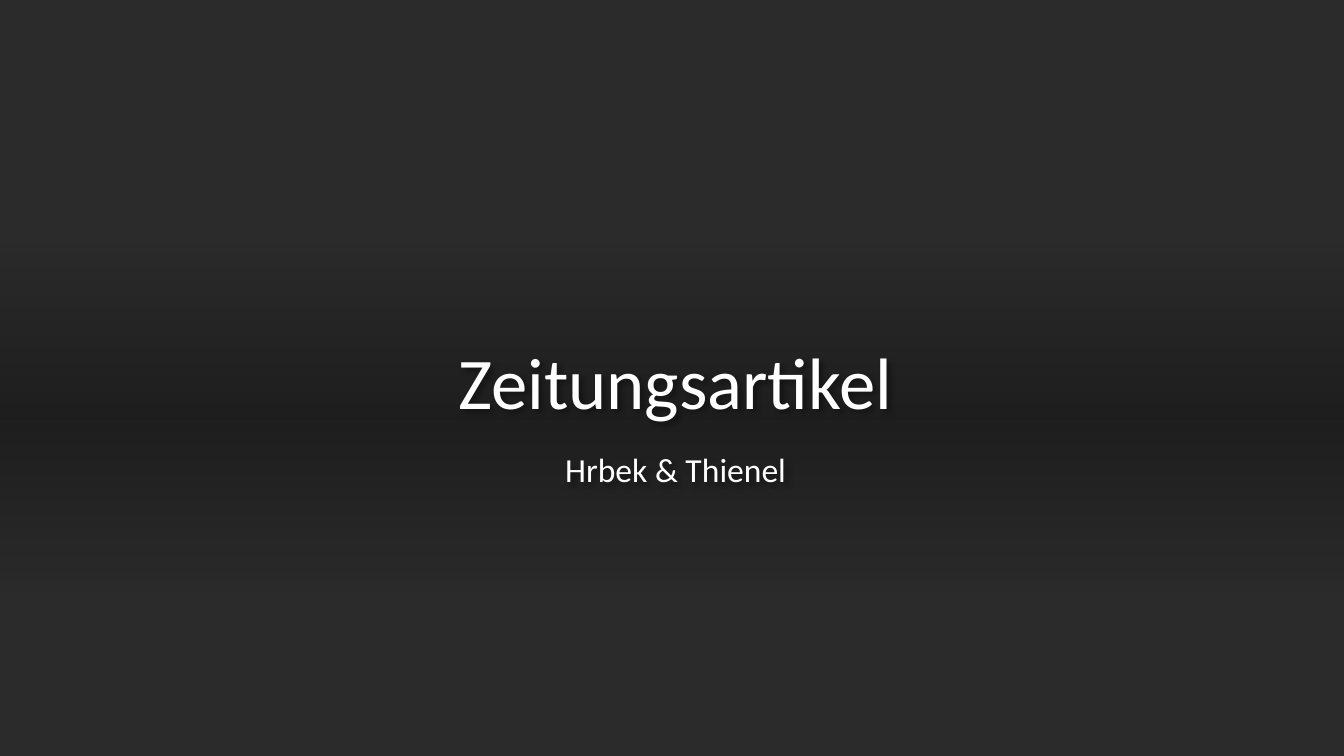
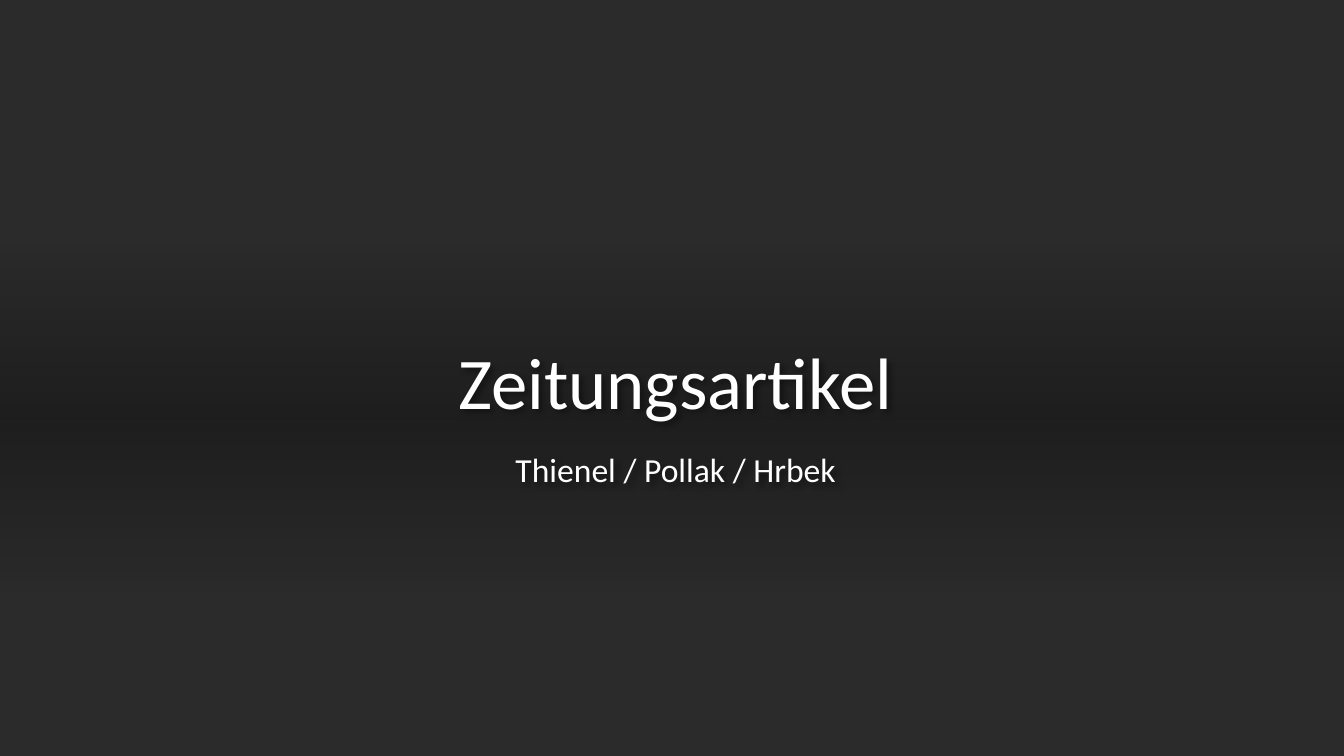
Before and after one commit to Matz21X/2023_24_4BHITS, a slide deck: slide 1 of WIR/Wirtschaft/Zeitungsartikel.pptx. Drawn at 1344x756 pixels with LibreOffice and Linux fonts; fonts in the diff are those of the drawing; background and template pictures are left out; a plain dark background stands for a picture behind light text. Boxes give left, top, right and bottom in pixels: in the first picture for what was removed or moved away, otherwise in the second. Text is boxed around its words. In the diff, an @@ line names an element or a change of style, - is before the commit and + after.

```diff
--- a/WIR/Wirtschaft/Zeitungsartikel.pptx
+++ b/WIR/Wirtschaft/Zeitungsartikel.pptx
@@ subtitle at [515,458,835,483]: text changed @@
-Hrbek & Thienel
+Thienel / Pollak / Hrbek
```
Also in this commit, not shown: 2 other files.
